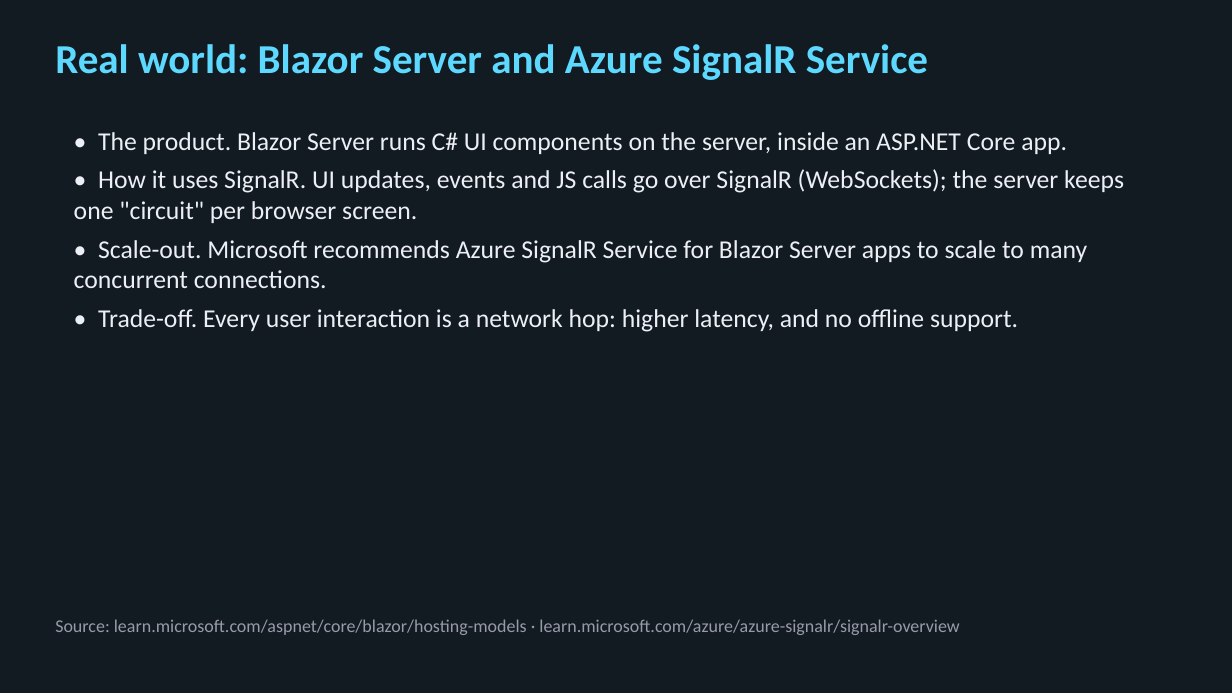
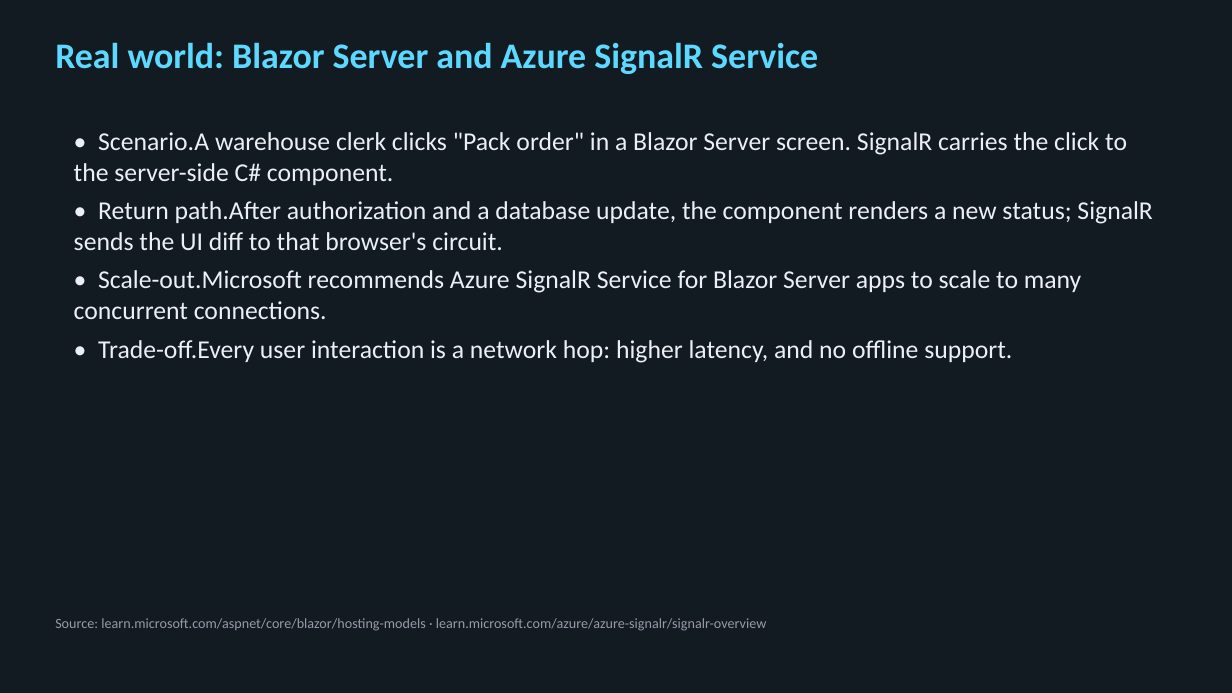
Before and after one commit to bodonnell-DePaul/webapps_week7, a slide deck: slide 26 of Week08-Slides.pptx (slide 27 before the commit). Drawn at 1232x693 pixels with LibreOffice and Linux fonts; fonts in the diff are those of the drawing. Boxes give left, top, right and bottom in pixels: in the first picture for what was removed or moved away, otherwise in the second. Text is boxed around its words. In the diff, an @@ line names an element or a change of style, - is before the commit and + after.

```diff
--- a/Week08-Slides.pptx
+++ b/Week08-Slides.pptx
@@ text "Real world: Blazor Server and ..." at <box>55,42,818,74</box>: size 32 to 28 pt @@
@@ text at <box>74,132,1152,363</box>: text changed @@
-• The product. Blazor Server runs C# UI components on the server, inside an ASP.NET Core app.
-• How it uses SignalR. UI updates, events and JS calls go over SignalR (WebSockets); the server keeps one "circuit" per browser screen.
-• Scale-out. Microsoft recommends Azure SignalR Service for Blazor Server apps to scale to many concurrent connections.
-• Trade-off. Every user interaction is a network hop: higher latency, and no offline support.
+• Scenario.A warehouse clerk clicks "Pack order" in a Blazor Server screen. SignalR carries the click to the server-side C# component.
+• Return path.After authorization and a database update, the component renders a new status; SignalR sends the UI diff to that browser's circuit.
+• Scale-out.Microsoft recommends Azure SignalR Service for Blazor Server apps to scale to many concurrent connections.
+• Trade-off.Every user interaction is a network hop: higher latency, and no offline support.
@@ text "Source: learn.microsoft.com/aspnet/core/blazor/hosting-model ..." at <box>55,618,767,631</box>: size 14 to 11 pt @@
```
Also in this commit, not shown: 44 other slides changed, 3 slides added, 2 other files.
